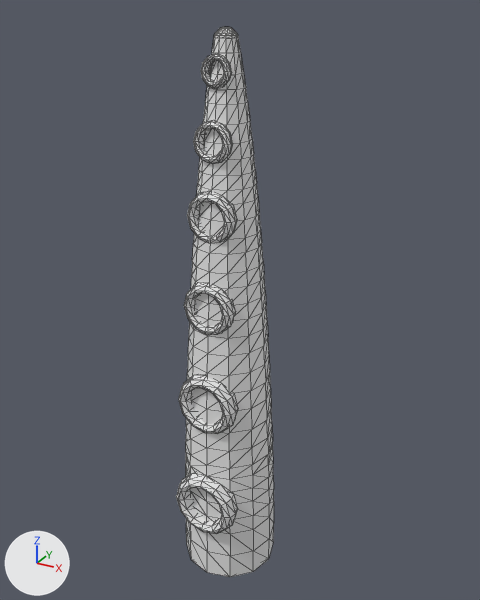
Before and after pictures for a commit that changed the glTF model public/assets/yameter.glb.
One viewpoint serves both versions: a 50 mm lens placed at (5.87, -10.38, 11.51), pointed at (-0.19, 0.65, 6.0). Every picture has the same lights, and +X, +Y and +Z are marked at lower left. Mesh edges are drawn as thin lines. Materials are left out; every surface is plain grey. Where no turn or scale is listed for an object, it has been applied to the vertices. Vertices at the same position are counted once.
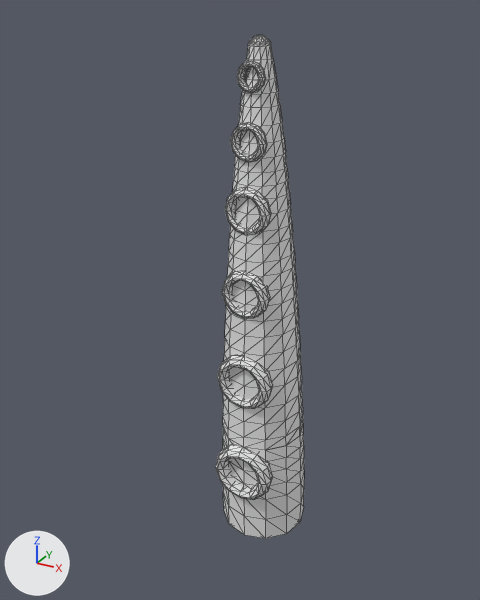
Pixel boxes [x1, y1, x2, y2] of what changed, in the pictures (480 x 600 px; the box of a moved part takes in the faces that stretch with it):
'Torus.003', reshaped (9% narrower, 8% shorter): before [176, 27, 274, 577]; after [215, 35, 304, 539]
part 1 of me_torus_003, moved or reshaped: before [187, 192, 237, 243]; after [230, 122, 267, 162]
part 2 of me_torus_003, moved or reshaped: before [176, 473, 238, 534]; after [215, 444, 273, 500]
part 3 of me_torus_003, moved or reshaped: before [179, 375, 238, 434]; after [217, 355, 273, 409]
part 4 of me_torus_003, moved or reshaped: before [184, 283, 235, 334]; after [222, 271, 270, 318]
part 5 of me_torus_003, moved or reshaped: before [201, 53, 232, 89]; after [225, 188, 271, 235]
part 6 of me_torus_003, moved or reshaped: before [193, 120, 233, 164]; after [237, 61, 266, 93]
part 7 of me_torus_003, added: after [223, 35, 304, 539]
part 8 of me_torus_003, deleted: before [186, 27, 274, 577]

What changed in the scene script:
```text
Change me_torus_003:
    used by ob_torus_003; location = (0.0, 0.0, 0.0)
    remove me_torus_003.from_pydata(...)  # 1044 vertices, 2144 faces; spans x -1.02..0.98, y -1.27..0.86, z 0.23..11.23
    add me_torus_003.from_pydata(...)  # 1056 vertices, 2168 faces; spans x -0.95..1.05, y 0.19..2.43, z 0.04..11.07
    me_torus_003 part 1: the loose piece of 96 vertices spanning x -0.53..0.43, y -0.79..-0.49, z 7.64..8.6 is scaled about its middle by 0.757, then moved by (0.07, 1.23, 1.12)
    me_torus_003 part 2: the loose piece of 96 vertices spanning x -0.75..0.65, y -1.27..-0.83, z 1.38..2.78 is turned 2.6 degrees about the x axis through its middle, then moved by (0.07, 1.49, -0.19)
    me_torus_003 part 3: the loose piece of 96 vertices spanning x -0.69..0.58, y -1.11..-0.71, z 3.77..5.04 is turned 2.6 degrees about the x axis through its middle, then moved by (0.07, 1.38, -0.19)
    me_torus_003 part 4: the loose piece of 96 vertices spanning x -0.57..0.47, y -0.95..-0.62, z 5.89..6.93 is turned 2.6 degrees about the x axis through its middle, then moved by (0.07, 1.29, -0.19)
    me_torus_003 part 5: the loose piece of 96 vertices spanning x -0.33..0.22, y -0.54..-0.32, z 10.28..10.83 is turned 7.8 degrees about the x axis through its middle and scaled by 1.73, then moved by (0.07, 1.0, -2.62)
    me_torus_003 part 6: the loose piece of 96 vertices spanning x -0.42..0.31, y -0.7..-0.43, z 9.06..9.78 is scaled about its middle by (0.762, 0.755, 0.763), then moved by (0.07, 1.24, 0.96)
    me_torus_003 part 7: a new loose piece of 480 vertices spanning x -0.95..1.05, y 0.37..2.43, z 0.04..11.07
    me_torus_003 part 8: 468 vertices removed from x -1.02..0.98, y -1.14..0.86, z 0.23..11.23
```
